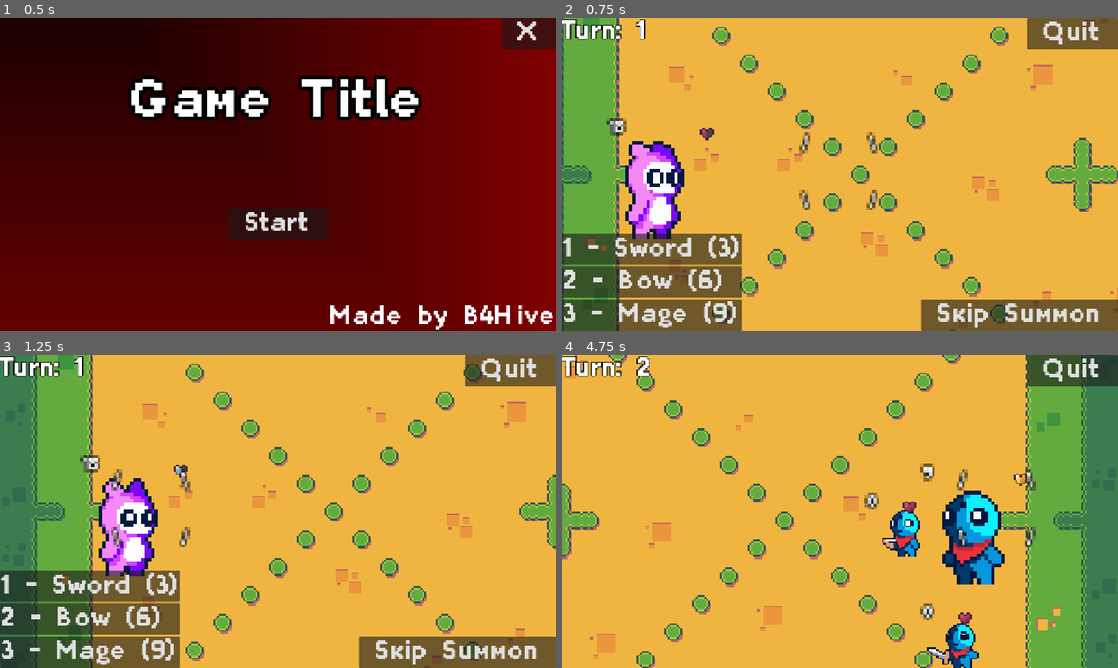
Above: before the commit, frames 1-4 (two rows, left to right).
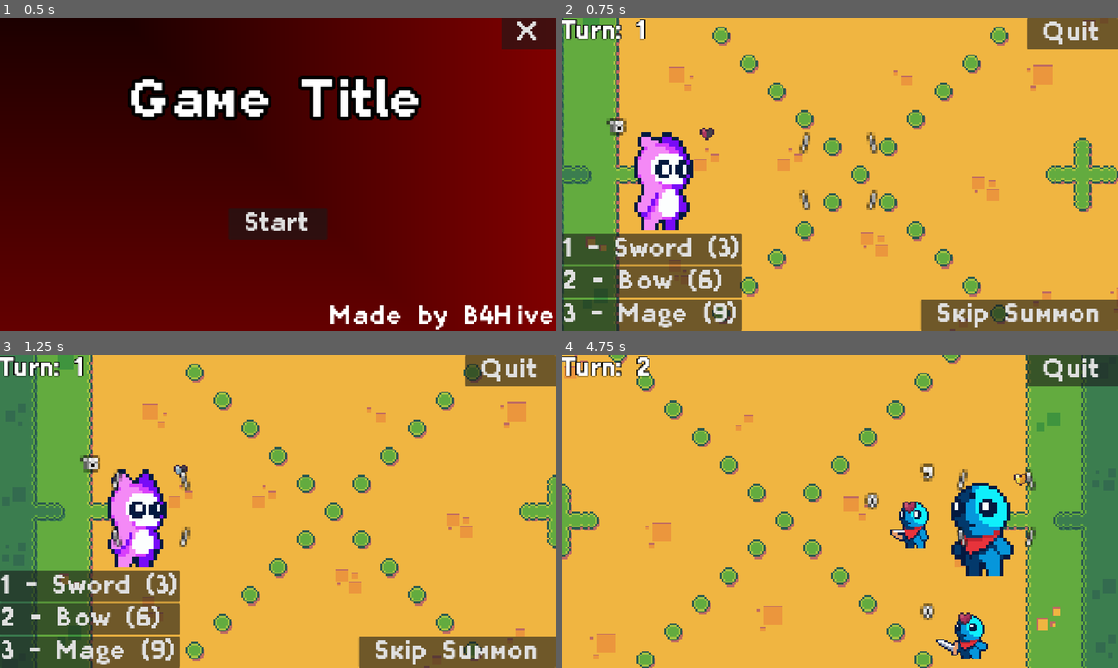
Above: after the commit, the same moments.

Repository: B4Hive/Trabalho-2-DCC148
Game: Godot game, scene res://scenes/ui/title_screen.tscn
Two runs of this game, one before a commit and one after it. Both use one fixed random seed, a clock stepped at 60 frames per second and the inputs below.
Inputs:
- Up to frame 1 (0.5 s): no input
- Up to frame 2 (0.75 s): click "Start" at 0.5 s
- Up to frame 3 (1.25 s): no input
- Up to frame 4 (4.75 s): click "Skip Summon" at 1.25 s; tap Enter (ui_accept) at 2, 2.27, 3.02, 4.52 s; hold Right (ui_right) 2.03-2.78 s; hold Shift (shift) 2.03-2.78 s; hold Down (ui_down) 2.78-3.53 s; tap Shift (shift) at 2.85, 4.35 s; hold Right (ui_right) 3.53-4.28 s; hold Shift (shift) 3.53-4.28 s; hold Up (ui_up) from 4.28 s (still down)

Frame 1 is identical in both runs. In frame 2, 2.6% of the frame differs, in the area x 11-24%, y 36-71%; in frame 3, 2.6%; in frame 4, 4.5%, in the area x 57-82%, y 40-100%.

Commit message:
Adjusted bow and sword sprite positions
- Regular is the baseline, the other 2 were in the wrong position... cuz they're 42x42 not 32x32

Diff:
--- a/scenes/characters/dude/bow_sprite.tscn
+++ b/scenes/characters/dude/bow_sprite.tscn
@@ -327,5 +327,6 @@
 }]
 
 [node name="BowSprite" type="AnimatedSprite2D" unique_id=470309856]
+position = Vector2(5, -5)
 sprite_frames = SubResource("SpriteFrames_g4v7s")
-animation = &"walk"
+animation = &"idle"
--- a/scenes/characters/dude/regular_sprite.tscn
+++ b/scenes/characters/dude/regular_sprite.tscn
@@ -299,6 +299,5 @@
 }]
 
 [node name="DudeRegularSprite" type="AnimatedSprite2D" unique_id=13835244]
-position = Vector2(-5, 5)
 sprite_frames = SubResource("SpriteFrames_3s7jg")
 animation = &"idle"
--- a/scenes/characters/dude/sword_sprite.tscn
+++ b/scenes/characters/dude/sword_sprite.tscn
@@ -320,5 +320,6 @@
 }]
 
 [node name="DudeSword" type="AnimatedSprite2D" unique_id=49923679]
+position = Vector2(5, -5)
 sprite_frames = SubResource("SpriteFrames_lobxv")
-animation = &"walk"
+animation = &"idle"
--- a/scenes/characters/owlet/bow_sprite.tscn
+++ b/scenes/characters/owlet/bow_sprite.tscn
@@ -327,5 +327,6 @@
 }]
 
 [node name="BowSprite" type="AnimatedSprite2D" unique_id=1006715446]
+position = Vector2(5, -5)
 sprite_frames = SubResource("SpriteFrames_yf5fn")
-animation = &"special"
+animation = &"idle"
--- a/scenes/characters/owlet/sword_sprite.tscn
+++ b/scenes/characters/owlet/sword_sprite.tscn
@@ -327,5 +327,6 @@
 }]
 
 [node name="OwletSwordSprite" type="AnimatedSprite2D" unique_id=1666088546]
+position = Vector2(5, -5)
 sprite_frames = SubResource("SpriteFrames_yf5fn")
-animation = &"special"
+animation = &"idle"
--- a/scenes/characters/pink/bow_sprite.tscn
+++ b/scenes/characters/pink/bow_sprite.tscn
@@ -327,5 +327,6 @@
 }]
 
 [node name="BowSprite" type="AnimatedSprite2D" unique_id=395634913]
+position = Vector2(5, -5)
 sprite_frames = SubResource("SpriteFrames_57qmd")
-animation = &"special"
+animation = &"idle"
--- a/scenes/characters/pink/regular_sprite.tscn
+++ b/scenes/characters/pink/regular_sprite.tscn
@@ -299,6 +299,5 @@
 }]
 
 [node name="PinkRegularSprite" type="AnimatedSprite2D" unique_id=140007385]
-position = Vector2(-5, 5)
 sprite_frames = SubResource("SpriteFrames_3s7jg")
 animation = &"idle"
--- a/scenes/characters/pink/sword_sprite.tscn
+++ b/scenes/characters/pink/sword_sprite.tscn
@@ -327,5 +327,6 @@
 }]
 
 [node name="PinkSwordSprite" type="AnimatedSprite2D" unique_id=1224048489]
+position = Vector2(5, -5)
 sprite_frames = SubResource("SpriteFrames_g4v7s")
-animation = &"special"
+animation = &"idle"
